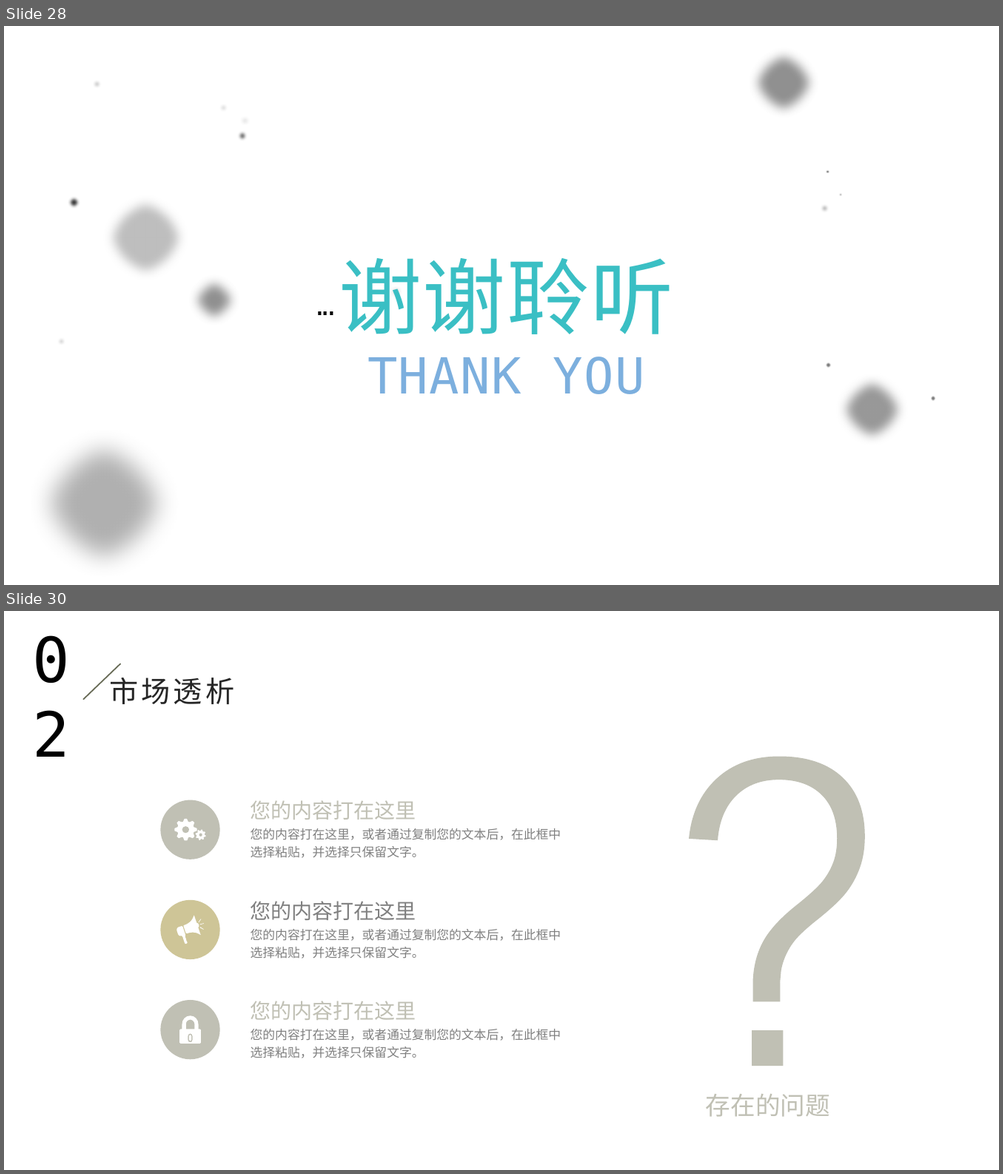
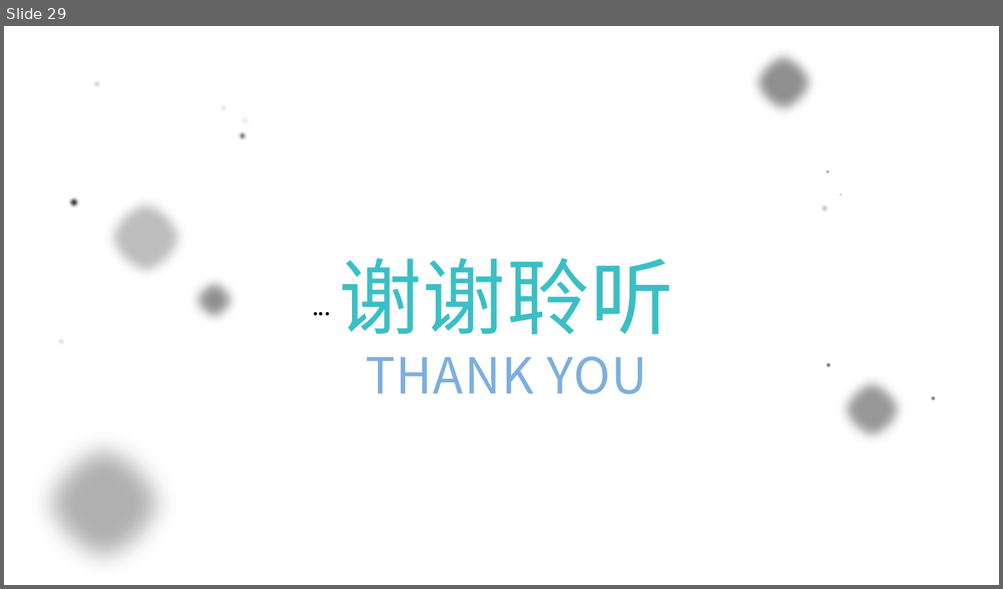
Before and after one commit to dragonyun/notebook, a slide deck: 前端发展史资料/前端编年史简介.pptx. Shown one above the other, each under a label of ours: slides 28 and 30 before the commit, slide 29 after it; the slides between them are not shown. The pictures are 1003x1174 and 1003x589 pixels, drawn with LibreOffice and Linux fonts; fonts in the diff are those of the drawing; background and template pictures are left out. Boxes give left, top, right and bottom in pixels: in the first picture for what was removed or moved away, otherwise in the second. Text is boxed around its words. In the diff, an @@ line names an element or a change of style, - is before the commit and + after.

```diff
--- a/前端发展史资料/前端编年史简介.pptx
+++ b/前端发展史资料/前端编年史简介.pptx
@@ slide 30 removed at bbox=[4, 611, 999, 1170], background picture (left out) @@
@@ text removed at bbox=[25, 616, 110, 699] @@
-02
@@ line removed from (120, 664) to (83, 699) @@
@@ text removed at bbox=[109, 672, 234, 704] @@
-市场透析
@@ freeform shape removed at bbox=[689, 757, 865, 1066] @@
@@ ellipse removed at bbox=[161, 800, 220, 860] @@
@@ ellipse removed at bbox=[165, 805, 215, 855] @@
@@ text removed at bbox=[250, 800, 416, 820] @@
-您的内容打在这里
@@ freeform shape removed at bbox=[175, 819, 197, 841] @@
@@ freeform shape removed at bbox=[196, 829, 206, 840] @@
@@ text removed at bbox=[250, 829, 561, 858] @@
-您的内容打在这里，或者通过复制您的文本后，在此框中选择粘贴，并选择只保留文字。
@@ ellipse removed at bbox=[161, 900, 220, 960] @@
@@ ellipse removed at bbox=[165, 905, 215, 955] @@
@@ freeform shape removed at bbox=[176, 915, 203, 944] @@
@@ text removed at bbox=[250, 901, 416, 920] @@
-您的内容打在这里
@@ text removed at bbox=[250, 929, 561, 959] @@
-您的内容打在这里，或者通过复制您的文本后，在此框中选择粘贴，并选择只保留文字。
@@ ellipse removed at bbox=[161, 1000, 220, 1060] @@
@@ ellipse removed at bbox=[165, 1005, 215, 1055] @@
@@ text removed at bbox=[250, 1001, 416, 1020] @@
-您的内容打在这里
@@ freeform shape removed at bbox=[179, 1016, 201, 1044] @@
@@ text removed at bbox=[250, 1029, 561, 1059] @@
-您的内容打在这里，或者通过复制您的文本后，在此框中选择粘贴，并选择只保留文字。
@@ freeform shape removed at bbox=[189, 1036, 191, 1042] @@
@@ text removed at bbox=[706, 1094, 830, 1117] @@
-存在的问题
@@ what was slide 28 is now slide 29 @@
@@ slide 29 changed as well @@
@@ font DejaVu Sans Mono to Noto Sans CJK JP in 4 elements at bbox=[339, 258, 674, 395], bbox=[304, 287, 333, 324], bbox=[310, 287, 338, 324], bbox=[316, 287, 345, 324] @@
```
Also in this commit, not shown: 26 other slides changed, 2 slides added, 7 other slides removed, 1 other file.
